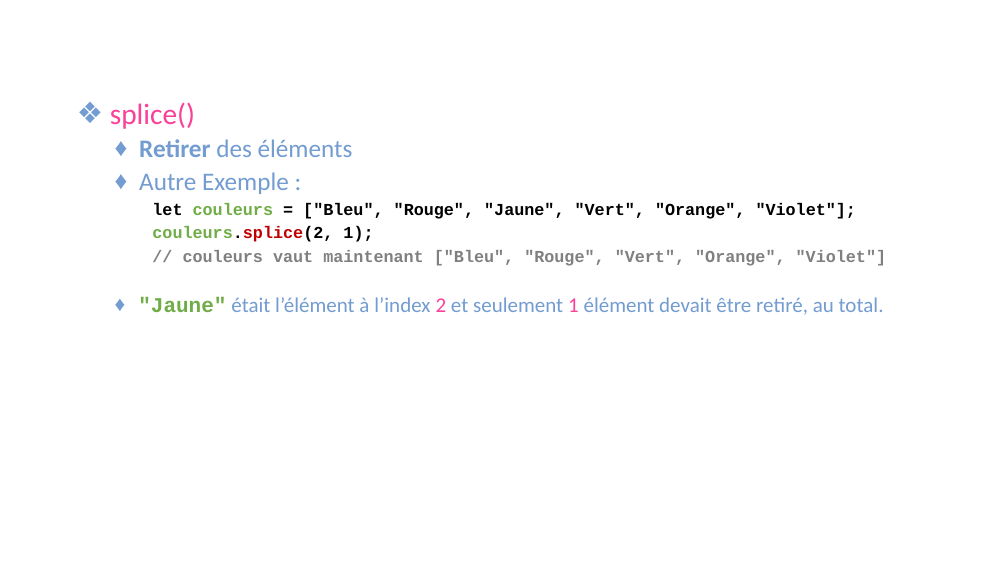
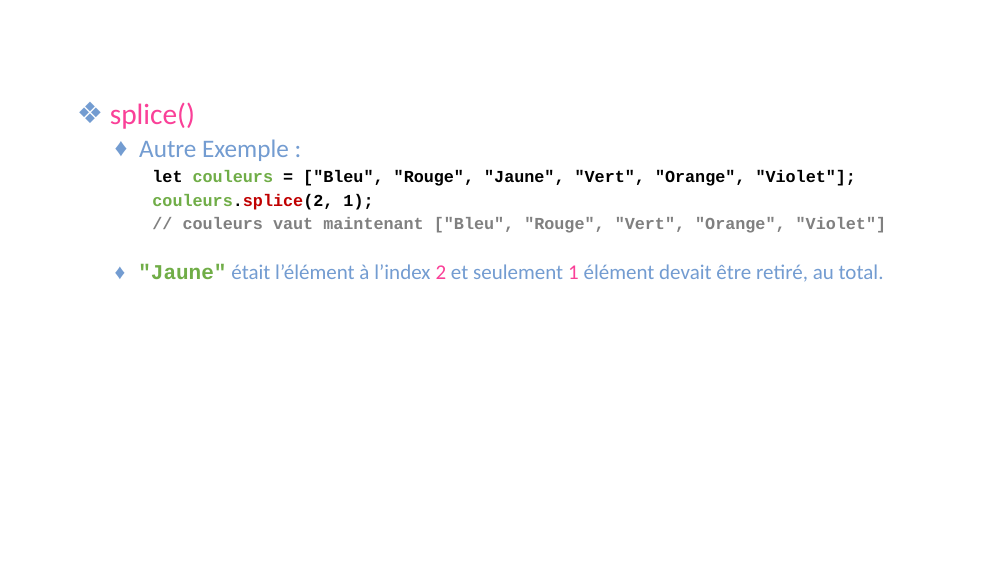
Before and after one commit to mathieudupont/A22-905, a slide deck: slide 15 of semaine_08/420905_semaine8.pptx. Drawn at 1008x567 pixels with LibreOffice and Linux fonts; fonts in the diff are those of the drawing; background and template pictures are left out. Boxes give left, top, right and bottom in pixels: in the first picture for what was removed or moved away, otherwise in the second. Text is boxed around its words. In the diff, an @@ line names an element or a change of style, - is before the commit and + after.

```diff
--- a/semaine_08/420905_semaine8.pptx
+++ b/semaine_08/420905_semaine8.pptx
@@ text at box(139, 139, 353, 157): paragraph removed @@
-  ♦ Retirer des éléments
```
Also in this commit, not shown: 1 other slide changed, 3 slides removed, 2 other files.
